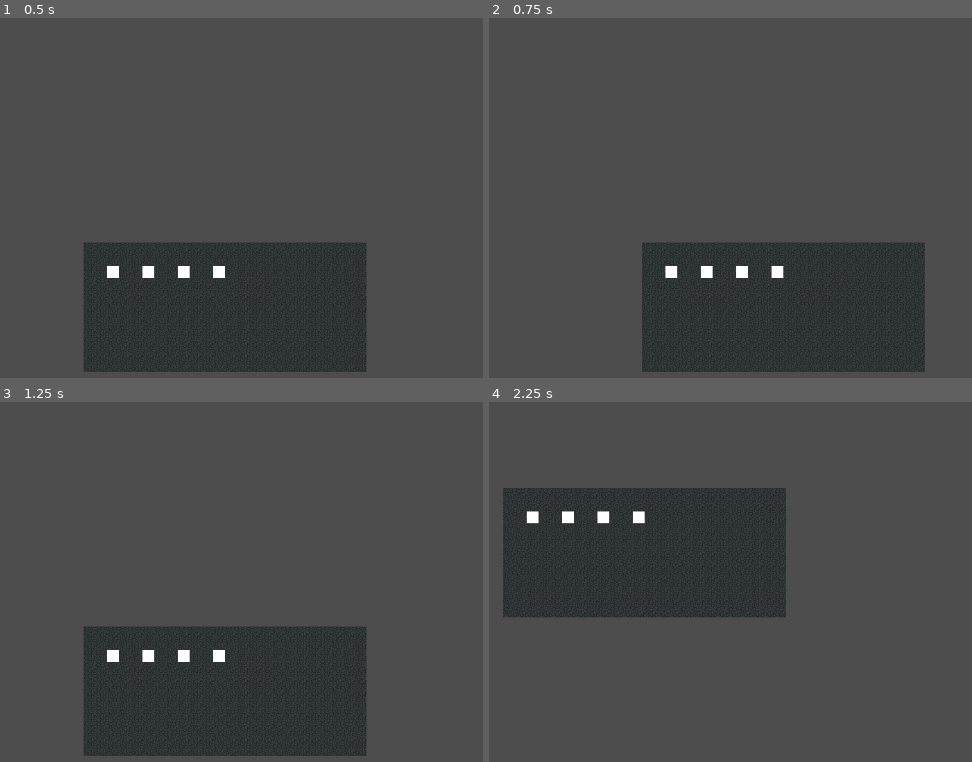
Above: before the commit, frames 1-4 (two rows, left to right).
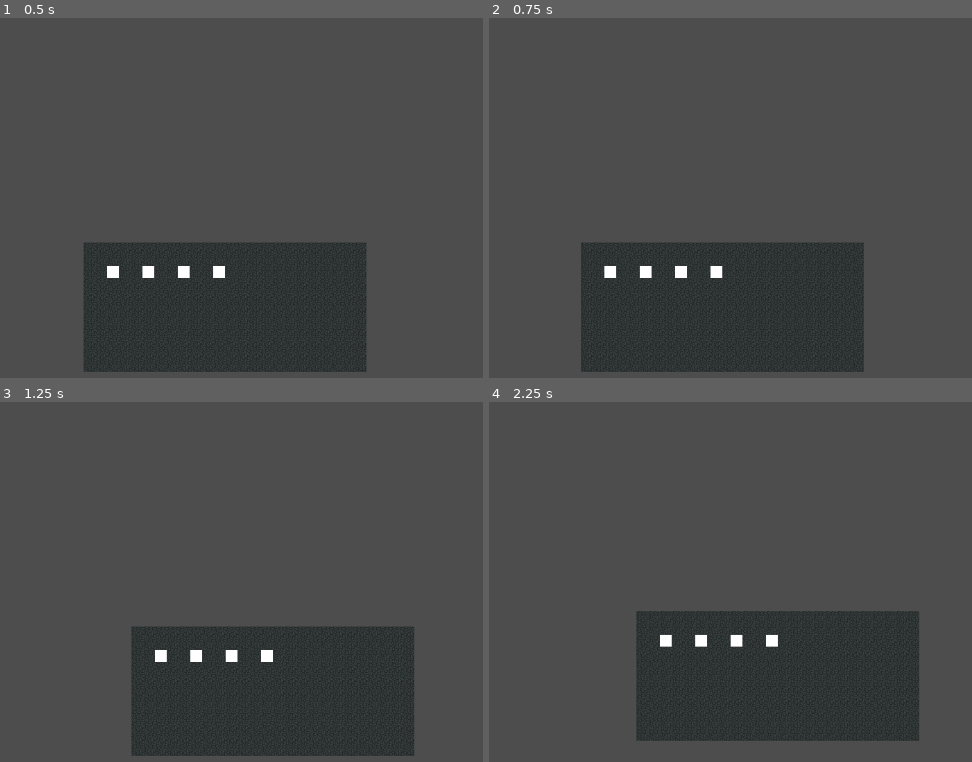
Above: after the commit, the same moments.

Repository: nylonswordsman/fangamesofar
Game: Godot game, scene res://scenes/everythingmanager.tscn
Two runs of this game, one before a commit and one after it. Both use one fixed random seed, a clock stepped at 60 frames per second and the inputs below. The engine's default icon, where the game draws it, is replaced by a stand-in: a white triangle on a blue panel in a dark square.
Inputs:
- Up to frame 1 (0.5 s): no input
- Up to frame 2 (0.75 s): tap Enter at 0.5 s; hold Right (rightArrow) from 0.53 s (still down); hold A (A) from 0.53 s (still down)
- Up to frame 3 (1.25 s): keep holding Right (rightArrow); keep holding A (A); tap D (D) at 0.8 s
- Up to frame 4 (2.25 s): release Right (rightArrow) at 1.28 s; release A (A) at 1.28 s; hold Down (downArrow) 1.28-2.03 s; tap D (D) at 1.35 s; tap S (S) at 1.55 s; tap Space at 2 s; hold Right (rightArrow) from 2.03 s (still down); hold S (S) from 2.03 s (still down)

Frame 1 is identical in both runs. In frame 2, 8.2% of the frame differs, in the area x 19-91%, y 62-99%; in frame 3, 6.5%; in frame 4, 34%, in the area x 2-90%, y 23-95%.

Commit message:
camera + nylon clean up

Diff:
--- a/scripts/expies/experiment.gd
+++ b/scripts/expies/experiment.gd
@@ -70,18 +70,15 @@
 func translateBook(book):
 	set("openedBook", Dictionary(book))
 
-func requestBook(event):
+
+
+func _input(event):
 	if event.is_action_pressed("upArrow"):
 		emit_signal("askForBook")
-
-func _input(event):
 	if event.is_action_pressed("rightArrow"):
 		print(expieName)
-
-func transcribeBook(event):
 	if event.is_action_pressed("downArrow"):
 		set("expieName", String(openedBook.expieName))
-
 
 
 
--- a/scripts/worldcamera.gd
+++ b/scripts/worldcamera.gd
@@ -1,12 +1,21 @@
 extends Camera2D
 
+var targetPos = Vector2.ZERO
+@export var speed:float = 150.0
+# var that we keep the pos that we smoothly move to
 
-func _input(event):
-	if event.is_action_pressed("W"):
-		translate(Vector2(0, -100))
-	if event.is_action_pressed("A"):
-		translate(Vector2(-100, 0))
-	if event.is_action_pressed("S"):
-		translate(Vector2(0, 100))
-	if event.is_action_pressed("D"):
-		translate(Vector2(100, 0))
+
+func _process(delta: float) -> void:
+
+	if Input.is_action_pressed("W"):
+		targetPos += Vector2(0,-delta*speed)
+	if Input.is_action_pressed("A"):
+		targetPos += Vector2(-delta*speed,0)
+	if Input.is_action_pressed("S"):
+		targetPos += Vector2(0,delta*speed)
+	if Input.is_action_pressed("D"):
+		targetPos += Vector2(delta*speed,0)
+	# very basic 'move pos' stuff
+
+	global_position = lerp(global_position,targetPos,5*delta)
+	# lerping to the target pos
